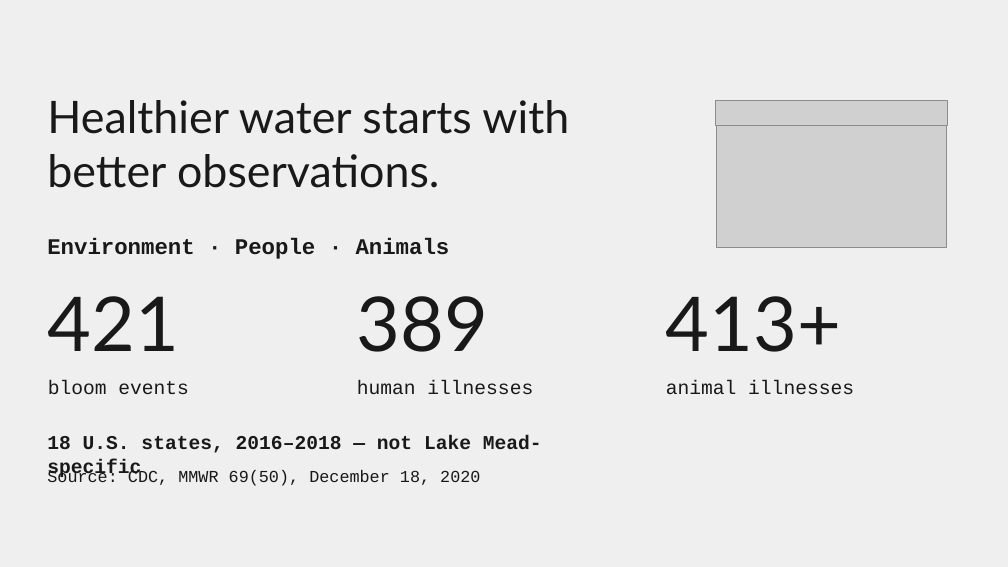
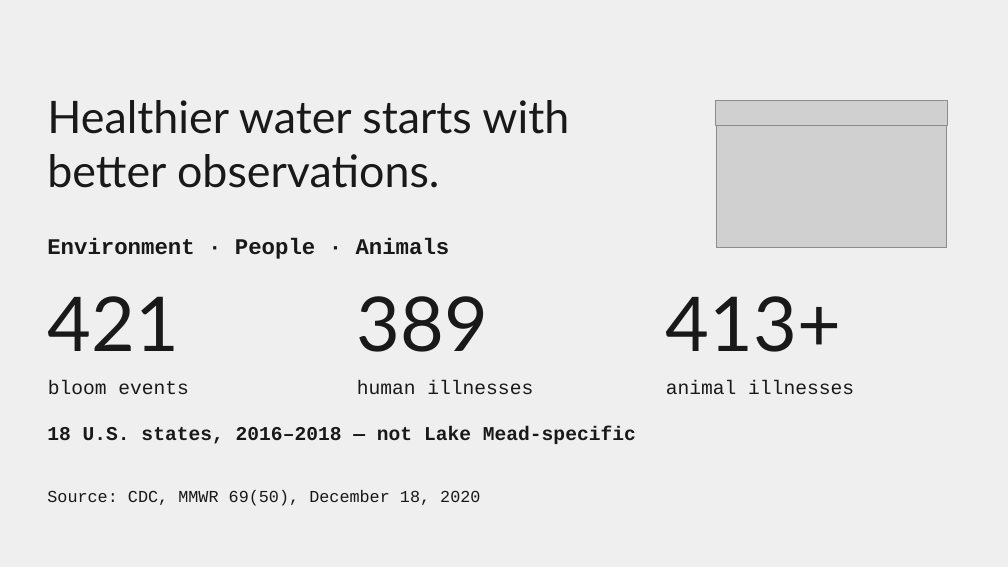
Before and after one commit to NathanDiep123/Verdant, a slide deck: slide 1 of docs/presentation/verdant-presentation.pptx. Drawn at 1008x567 pixels with LibreOffice and Linux fonts; fonts in the diff are those of the drawing; grey boxes stand for pictures; background and template pictures are left out. Boxes give left, top, right and bottom in pixels: in the first picture for what was removed or moved away, otherwise in the second. Text is boxed around its words. In the diff, an @@ line names an element or a change of style, - is before the commit and + after.

Commit message:
Fix presentation layout for the template fonts and refresh the slide picture

```diff
--- a/docs/presentation/verdant-presentation.pptx
+++ b/docs/presentation/verdant-presentation.pptx
@@ text "18 U.S. states, 2016–2018 — ..." rewrapped from (47,436,542,479) to (47,427,636,444) @@
@@ text "Source: CDC, MMWR 69(50), December ...": place and size @@
-text "Source: CDC, MMWR 69(50), December ..." at (47,470,480,486)
+text "Source: CDC, MMWR 69(50), December ..." at (47,490,480,506)
```
Also in this commit, not shown: 3 other slides changed, 4 other files.
